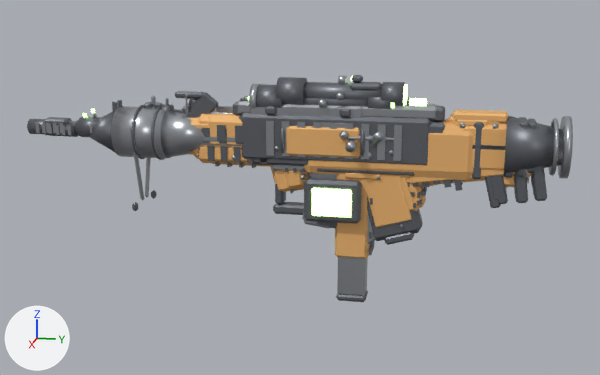
An edit to the glTF model public/weapons_authored.glb, drawn before and after from the same camera.
Rendered twice from a camera (50 mm lens) standing at (1.99, 0.308, 0.475) and looking at (-0.004, -0.09, -0.024). Arrows for +X, +Y and +Z are at lower left; the lights stay in place. The first picture is the older version. Vertices at exactly the same position are counted once.

Script lines for the objects in view, before the commit:
```python
ob_weapon_lmg = bpy.data.objects.new('weapon_lmg', me_cube_334)
ob_weapon_lmg.location = (0.0, 0.0, 0.0)
ob_weapon_m16 = bpy.data.objects.new('weapon_m16', me_cube_160)
ob_weapon_m16.location = (0.0, 0.0, 0.0)
ob_weapon_needler = bpy.data.objects.new('weapon_needler', me_cube_504)
ob_weapon_needler.location = (0.0, 0.0, 0.0)
ob_weapon_uzi = bpy.data.objects.new('weapon_uzi', me_cube)
ob_weapon_uzi.location = (0.0, 0.0, 0.0)
# also in view: 'weapon_fuelrod' at (0.0, -0.021, 0.087); 'weapon_boltsniper' at (0.02, -0.148, 0.088); 'weapon_dmr' at (0.003, -0.191, 0.069); 'weapon_rifle' at (0.002, -0.072, 0.001); 'weapon_rpg' at (0.0, -0.077, 0.07)
```
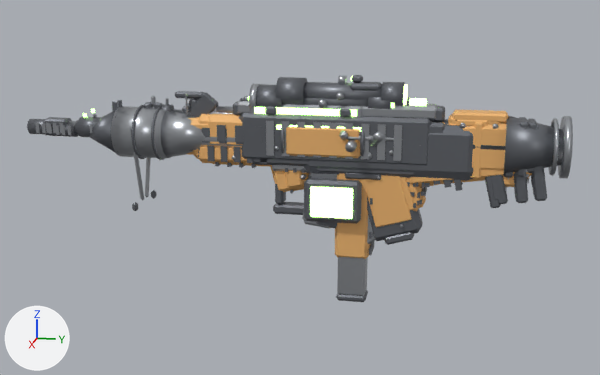
Where the change shows, as pixel boxes [x1, y1, x2, y2] in the pictures (600 x 375 px; the box of a moved part takes in the faces that stretch with it):
```json
{"part": 1, "of": "me_cube", "change": "added", "after": [276, 125, 361, 132]}
{"part": 2, "of": "me_cube_334", "change": "moved or reshaped", "before": [312, 188, 352, 218], "after": [310, 186, 353, 219]}
{"part": 3, "of": "me_cube_334", "change": "added", "after": [254, 107, 357, 117]}
{"part": 4, "of": "me_cube_504", "change": "recoloured", "before": [303, 119, 473, 181], "after": [303, 119, 473, 181], "on screen": "orange to grey"}
{"part": 5, "of": "me_cube_504", "change": "recoloured", "before": [472, 122, 484, 179], "after": [472, 122, 484, 179], "on screen": "grey to orange"}
```

Scene script edits in JSON lines:
```json
{"block": "me_cube", "where": "# used by ob_weapon_uzi; location = (0.0, 0.0, 0.0)"}
{"op": "remove", "block": "me_cube", "code": "me_cube.from_pydata(...)  # 1064 vertices, 1864 faces; spans x -0.052..0.052, y -0.387..0.306, z -0.307..0.209"}
{"op": "add", "block": "me_cube", "code": "me_cube.from_pydata(...)  # 1096 vertices, 1920 faces; spans x -0.052..0.052, y -0.387..0.306, z -0.307..0.209"}
{"block": "me_cube", "change": "me_cube part 1: a new loose piece of 16 vertices spanning x 0.042..0.045, y -0.14..0.078, z 0.13..0.143, in mat_energy (green #59bc7c, glowing green #bcff89)"}
{"block": "me_cube", "change": "other edits to the shape of me_cube do not show in these pictures"}
{"op": "add", "block": "me_cube", "code": "me_cube.materials.append(mat_energy)  # green #59bc7c, glowing green #bcff89"}
{"block": "me_cube_334", "where": "# used by ob_weapon_lmg; location = (0.0, 0.0, 0.0)"}
{"op": "remove", "block": "me_cube_334", "code": "me_cube_334.from_pydata(...)  # 870 vertices, 1544 faces; spans x -0.073..0.073, y -0.669..0.473, z -0.095..0.211"}
{"op": "add", "block": "me_cube_334", "code": "me_cube_334.from_pydata(...)  # 918 vertices, 1628 faces; spans x -0.073..0.073, y -0.669..0.473, z -0.095..0.211"}
{"block": "me_cube_334", "change": "me_cube_334 part 2: the loose piece of 16 vertices spanning x 0.056..0.062, y -0.049..0.049, z -0.077..-0.007 is scaled about its middle by (1, 1.07, 1.11)"}
{"block": "me_cube_334", "change": "me_cube_334 part 3: a new loose piece of 16 vertices spanning x 0.034..0.037, y -0.196..0.056, z 0.167..0.183, in mat_energy (green #59bc7c, glowing green #bcff89)"}
{"block": "me_cube_334", "change": "other edits to the shape of me_cube_334 do not show in these pictures"}
{"block": "me_cube_504", "where": "me_cube_504.from_pydata(...)  # 768 vertices, 1380 faces; spans x -0.04..0.04, y -0.349..0.355, z -0.033..0.261"}
{"block": "me_cube_504", "where": "# used by ob_weapon_needler; location = (0.0, 0.0, 0.0)"}
{"block": "me_cube_504", "change": "me_cube_504 part 4: 152 faces spanning x -0.04..0.04, y -0.087..0.348, z 0.0..0.16 switch from mat_body (orange #edb56f) to mat_dark_metal (grey #6f7379)"}
{"block": "me_cube_504", "change": "me_cube_504 part 5: 44 faces spanning x -0.036..0.036, y 0.329..0.352, z 0.025..0.163 switch from mat_dark_metal (grey #6f7379) to mat_body (orange #edb56f)"}
```
